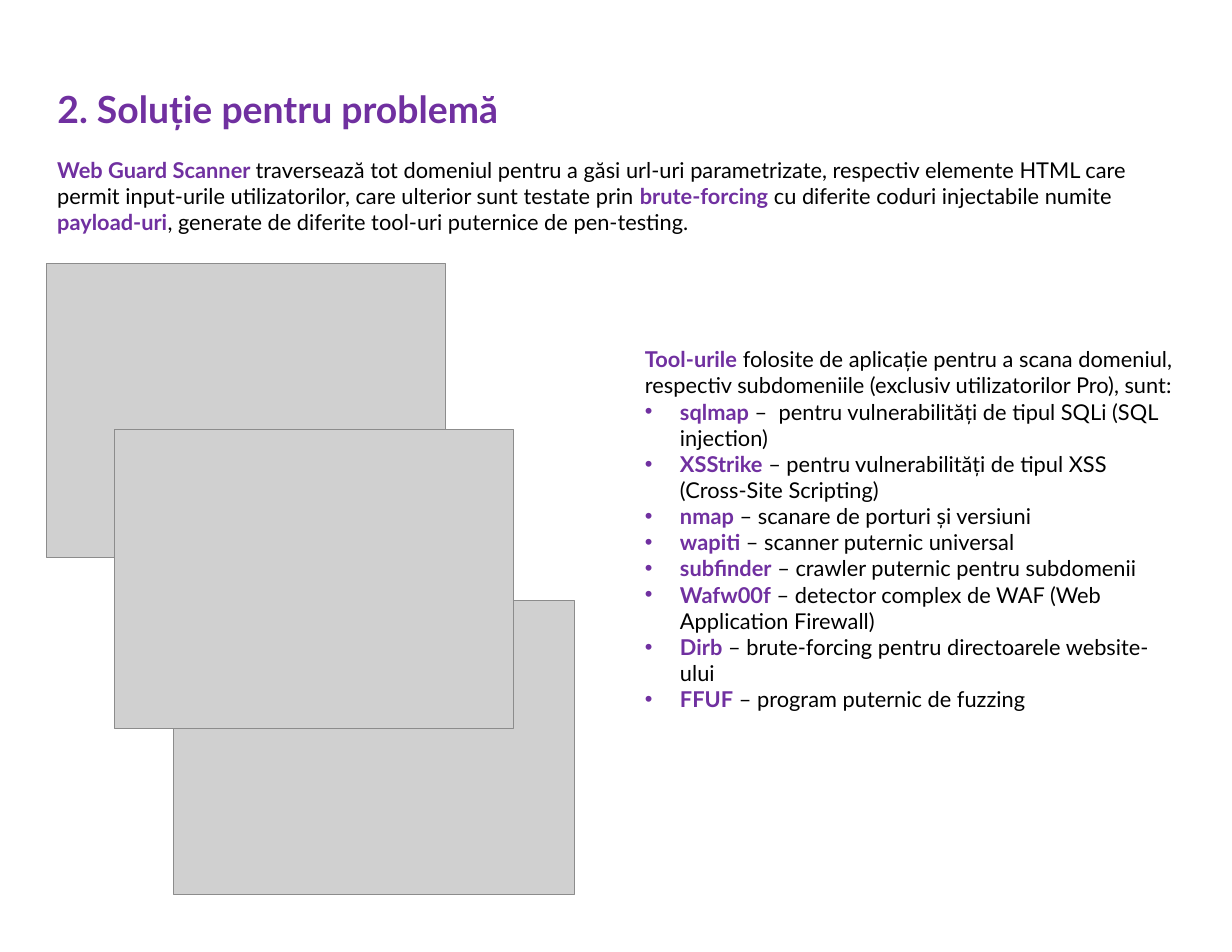
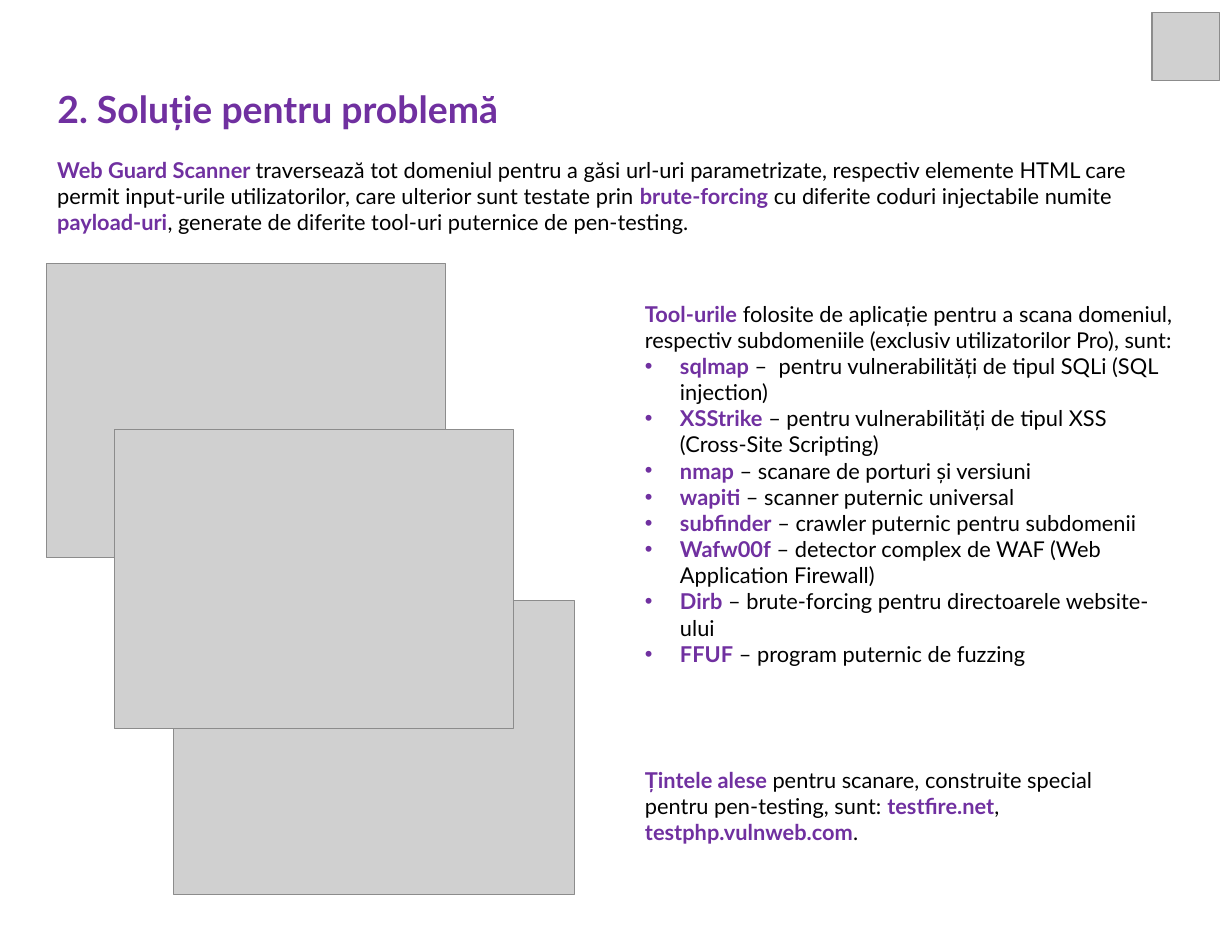
Before and after one commit to retiantonio/web-guard-scanner, a slide deck: slide 2 of PowerPoint-Presentation/web-guard-scanner-presentation.pptx. Drawn at 1232x952 pixels with LibreOffice and Linux fonts; fonts in the diff are those of the drawing; grey boxes stand for pictures. Boxes give left, top, right and bottom in pixels: in the first picture for what was removed or moved away, otherwise in the second. Text is boxed around its words. In the diff, an @@ line names an element or a change of style, - is before the commit and + after.

```diff
--- a/PowerPoint-Presentation/web-guard-scanner-presentation.pptx
+++ b/PowerPoint-Presentation/web-guard-scanner-presentation.pptx
@@ picture added at (1152, 12, 1220, 80) @@
@@ text "Tool-urile folosite de aplicație pentru ...": place and size @@
-text "Tool-urile folosite de aplicație pentru ..." at (645, 351, 1172, 711)
+text "Tool-urile folosite de aplicație pentru ..." at (645, 306, 1172, 666)
@@ text added at (645, 772, 1092, 844), 14 pt, text #000000 @@
+Țintele alese pentru scanare, construite special pentru pen-testing, sunt: testfire.net, testphp.vulnweb.com.
```
Also in this commit, not shown: 9 other slides changed.
